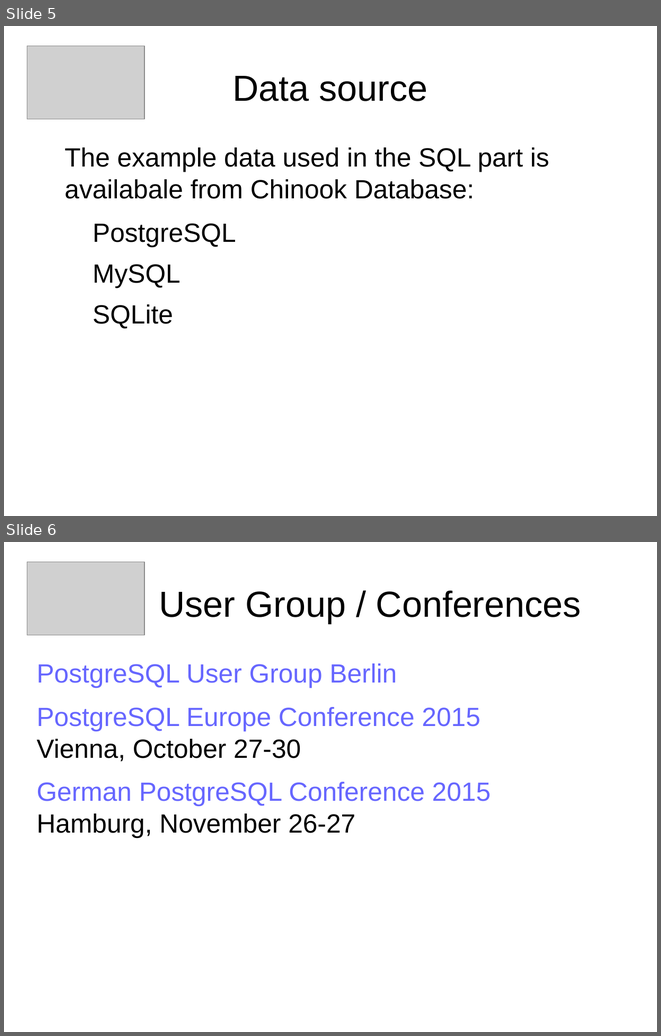
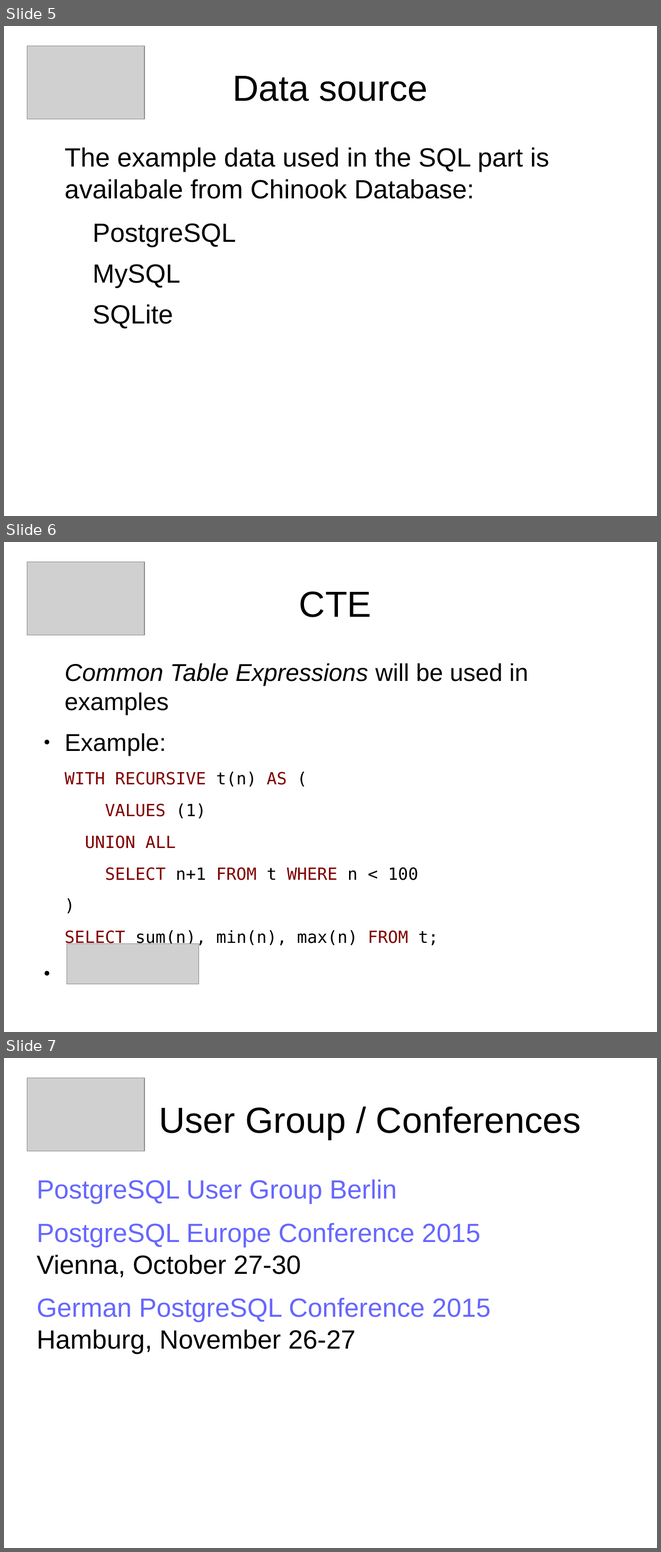
Before and after one commit to sjstoelting/talks, a slide deck: one-database-to-rule-em-all/PostgreSQL-FDW.odp. Shown one above the other, each under a label of ours: slides 5 and 6 before the commit, slides 5, 6 and 7 after it. The pictures are 661x1036 and 661x1552 pixels, drawn with LibreOffice and Linux fonts; fonts in the diff are those of the drawing; grey boxes stand for pictures. Boxes give left, top, right and bottom in pixels: in the first picture for what was removed or moved away, otherwise in the second. Text is boxed around its words. In the diff, an @@ line names an element or a change of style, - is before the commit and + after.

```diff
--- a/one-database-to-rule-em-all/PostgreSQL-FDW.odp
+++ b/one-database-to-rule-em-all/PostgreSQL-FDW.odp
@@ slide 6 added at (4,542,657,1032), background #FFFFFF @@
@@ picture added at (27,562,144,635) @@
@@ title added at (299,591,371,617), 44 pt, text #000000 @@
+CTE
@@ text added at (64,663,528,946), 20.4 pt, text #000000 @@
+Common Table Expressions will be used in examples
+● Example:
+WITH RECURSIVE t(n) AS (
+VALUES (1)
+UNION ALL
+SELECT n+1 FROM t WHERE n < 100
+)
+SELECT sum(n), min(n), max(n) FROM t;
+● Result:
@@ picture added at (67,944,199,984) @@
@@ what was slide 6 is now slide 7 @@
```
Also in this commit, not shown: 1 other file.
